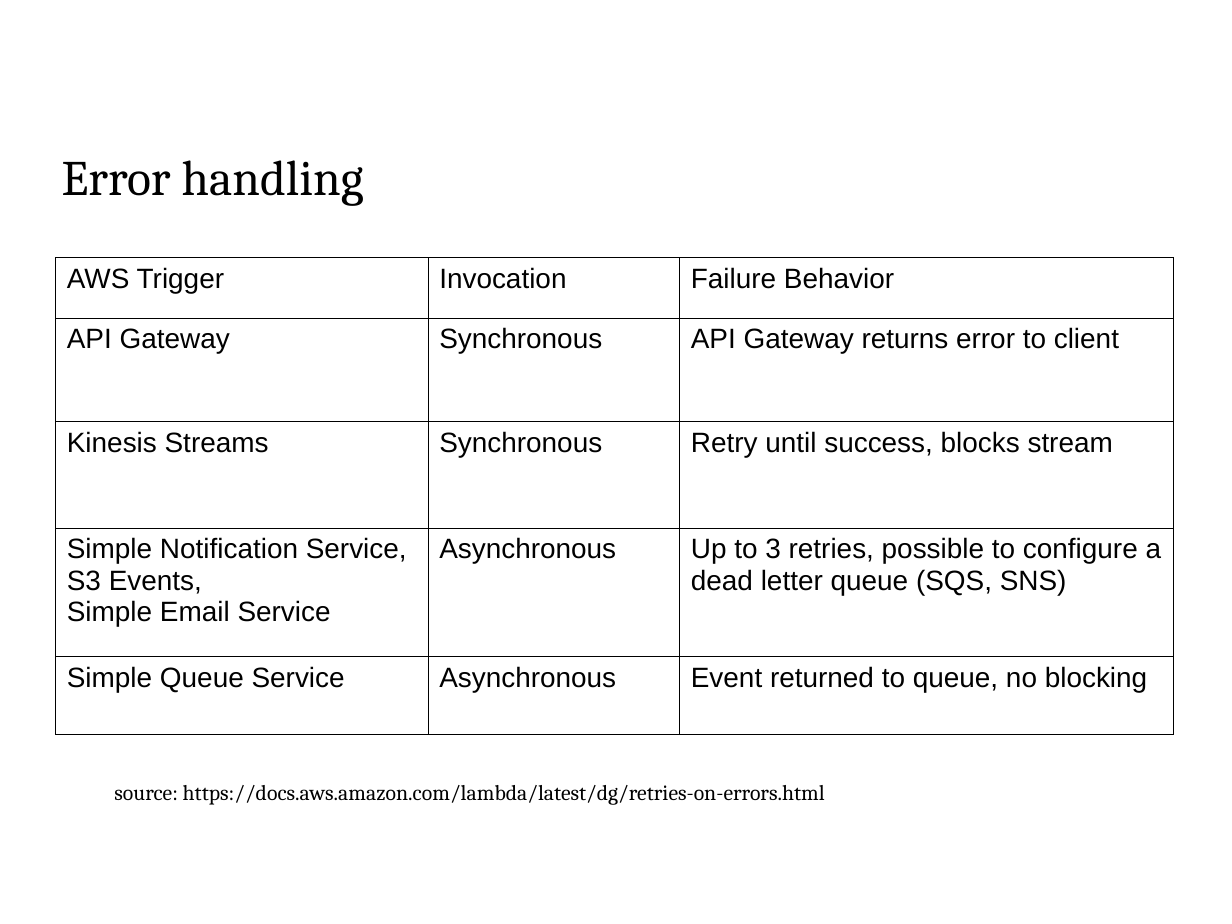
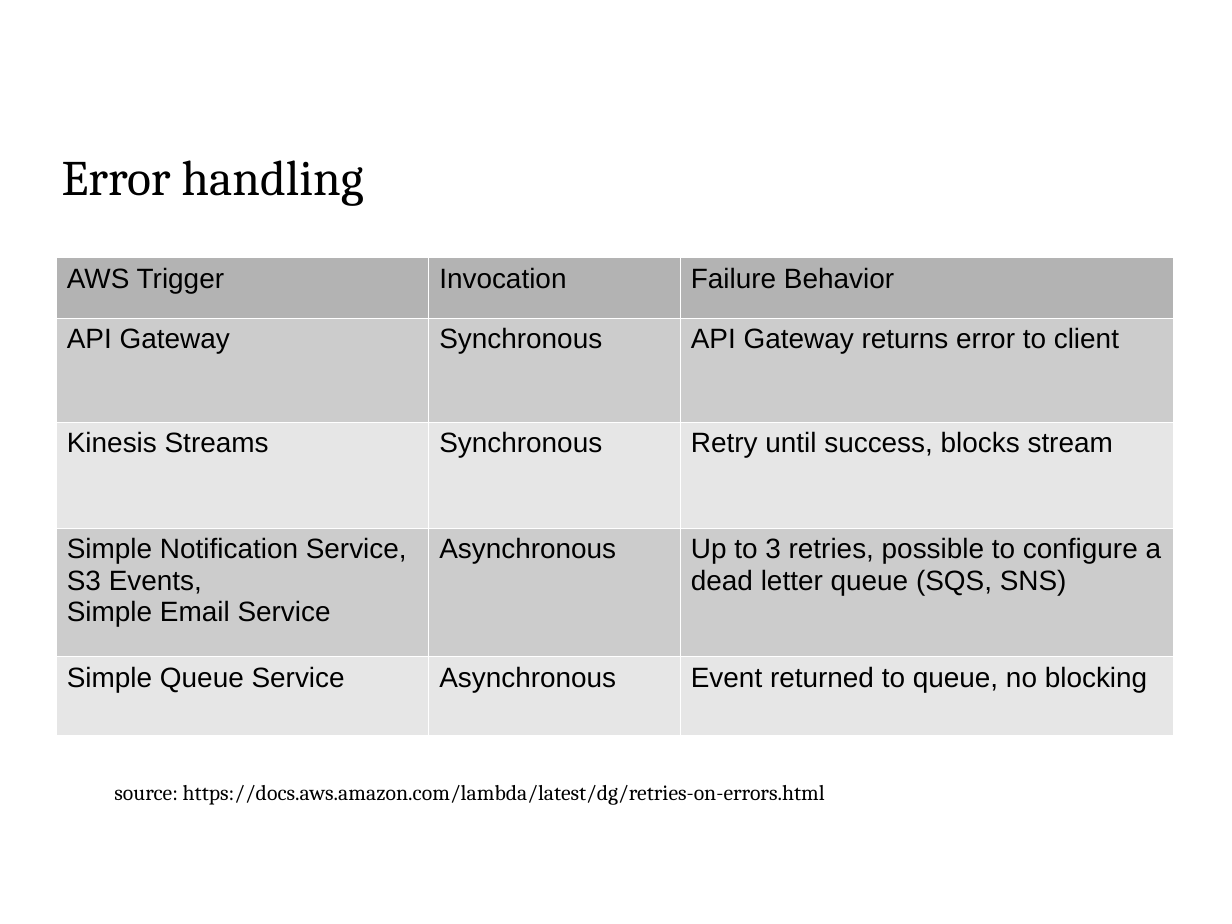
Before and after one commit to thbley/php-lambda, a slide deck: slide 20 of php_lambda_ipc.odp. Drawn at 1232x924 pixels with LibreOffice and Linux fonts; fonts in the diff are those of the drawing; background and template pictures are left out. Boxes give left, top, right and bottom in pixels: in the first picture for what was removed or moved away, otherwise in the second. Text is boxed around its words. In the diff, an @@ line names an element or a change of style, - is before the commit and + after.

```diff
--- a/php_lambda_ipc.odp
+++ b/php_lambda_ipc.odp
@@ table at [56, 257, 1174, 730] @@
@@ fill none to #B3B3B3 in row 1 @@
@@ fill none to #CCCCCC in 6 cells @@
@@ fill none to #E6E6E6 in 6 cells @@
@@ borders changed @@
```
Also in this commit, not shown: 2 other slides changed, 2 other files.
